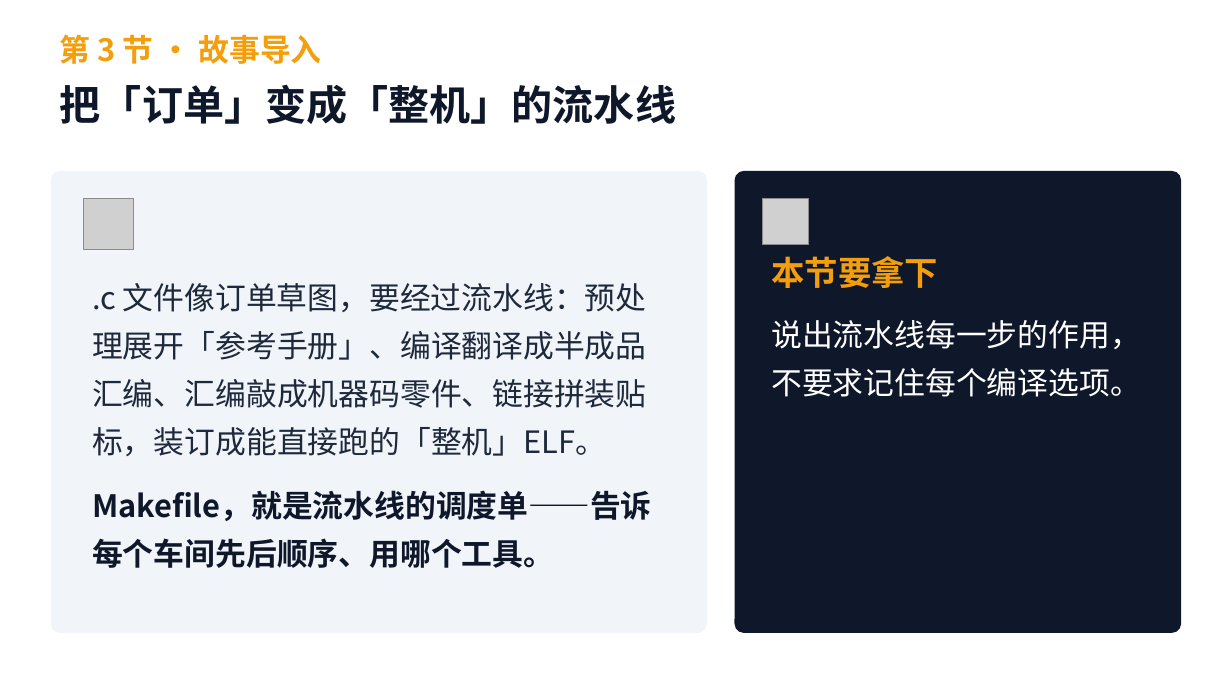
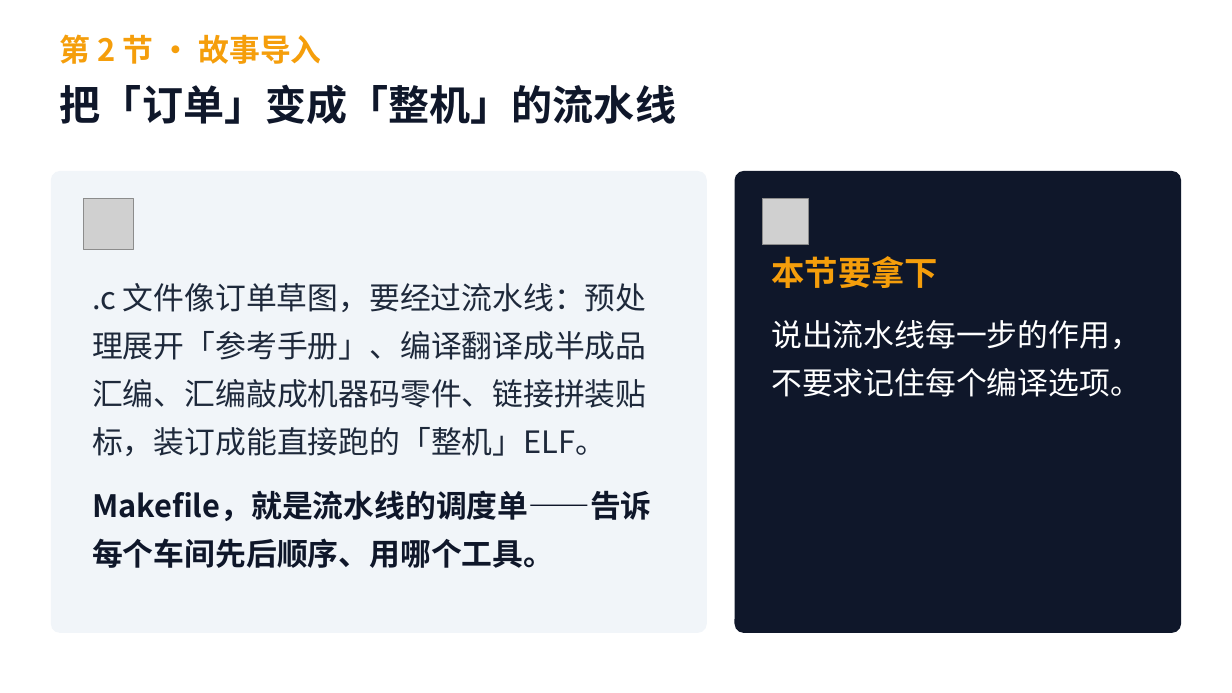
Before and after one commit to cxi218447-byte/miniOS, a slide deck: slide 17 of docs/week01/week01_qemu_hello_course.pptx. Drawn at 1232x693 pixels with LibreOffice and Linux fonts; fonts in the diff are those of the drawing; grey boxes stand for pictures. Boxes give left, top, right and bottom in pixels: in the first picture for what was removed or moved away, otherwise in the second. Text is boxed around its words. In the diff, an @@ line names an element or a change of style, - is before the commit and + after.

```diff
--- a/docs/week01/week01_qemu_hello_course.pptx
+++ b/docs/week01/week01_qemu_hello_course.pptx
@@ text at bbox=[60, 34, 321, 64]: text changed @@
-第 3 节 · 故事导入
+第 2 节 · 故事导入
```
Also in this commit, not shown: 32 other slides changed, 5 slides added, 2 slides removed, 16 other files.
